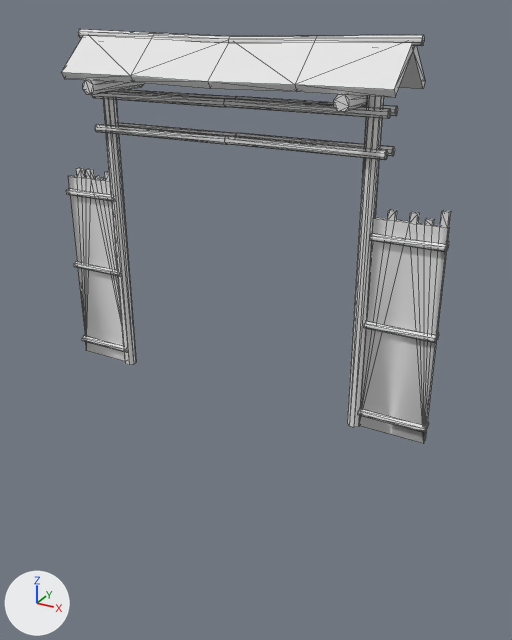
The COLLADA model art/meshes/structural/palisade_bamboo_gate.dae: old version first, new version second.
The view is the same before and after, from a camera (50 mm lens) standing at (12.6, -21.2, 13.4) and looking at (0.6, 0.5, 2.5). Lighting does not change. The marker at lower left points along +X, +Y and +Z. Mesh edges are drawn as thin lines. Vertices at the same position are counted once.

In view in the first picture: 'palisade_bamboo_gate'.
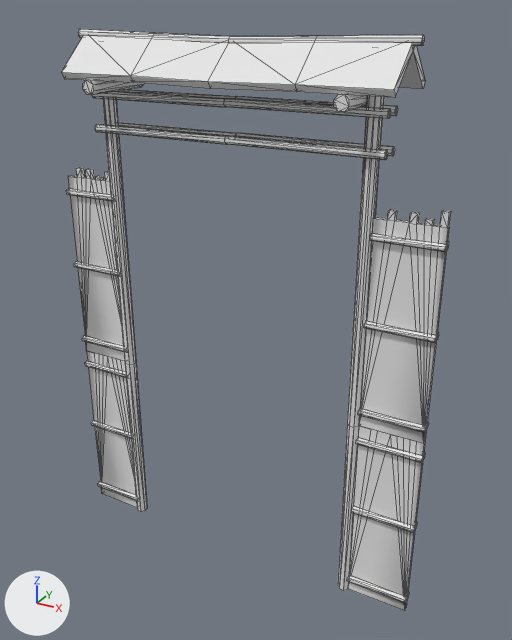
Commit message: Extend palisade below the ground

Pixel boxes (x1, y1, x2, y2) of what changed, in the pictures (512 x 640 px):
'palisade_bamboo_gate', reshaped (40% taller)
    before: (61, 29, 451, 444)
    after: (61, 29, 451, 611)
part 1 of me_palisade_bamboo_gate, added
    after: (85, 351, 426, 611)

Diff of the bpy script that builds the scene:
```diff
--- a/art/meshes/structural/palisade_bamboo_gate.dae.py
+++ b/art/meshes/structural/palisade_bamboo_gate.dae.py
@@ me_palisade_bamboo_gate @@
 # used by ob_palisade_bamboo_gate; location = (0.0, 0.0, 0.0)
-me_palisade_bamboo_gate.from_pydata(...)  # 425 vertices, 724 faces; spans x -7.6..7.6, y -1.5..1.5, z -0.5..12.7
+me_palisade_bamboo_gate.from_pydata(...)  # 600 vertices, 956 faces; spans x -7.6..7.6, y -1.5..1.5, z -8.2..12.7
+# me_palisade_bamboo_gate part 1
+# 90 vertices are added at x -7.6..7.4, y -0.2..0.3, z -7.7..-0.5
+# 25 new vertices lie (0.0, 0.0, -7.7) away from vertices in x -7.6..7.6, y -0.2..0.2, z -0.5
+# 60 new vertices lie (2.4, 0.0, 0.0) away from vertices in x -7.6..5.2, y -0.2..0.3, z -7.7..-1.0
+# 232 new faces join them
```
